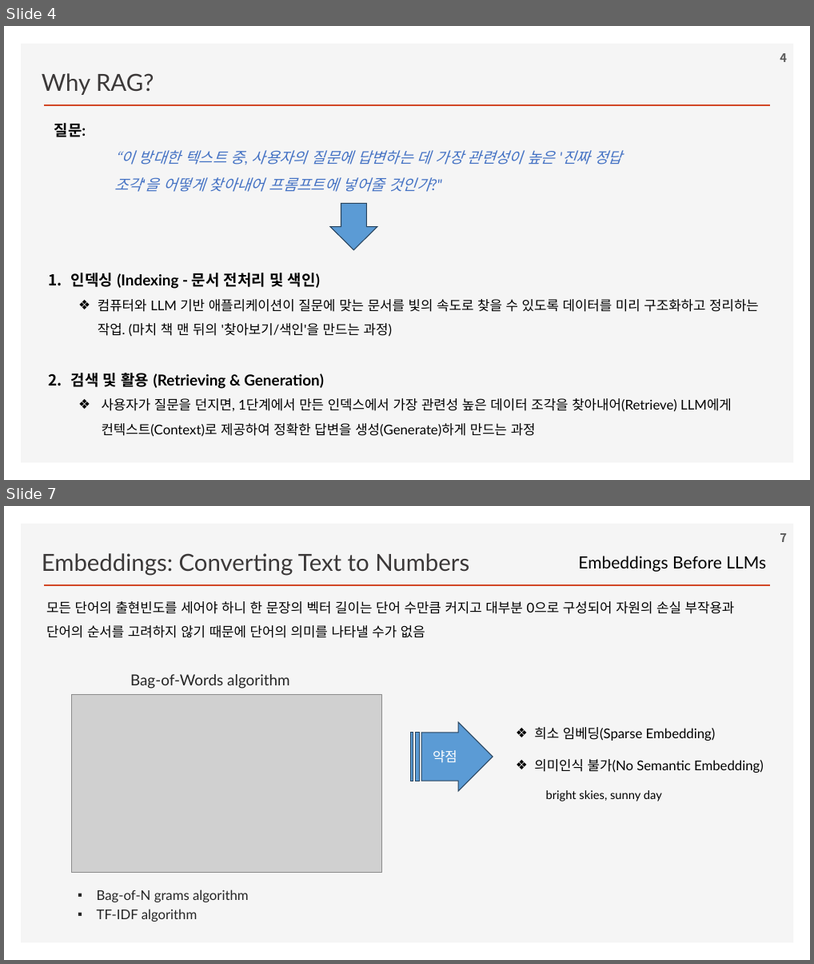
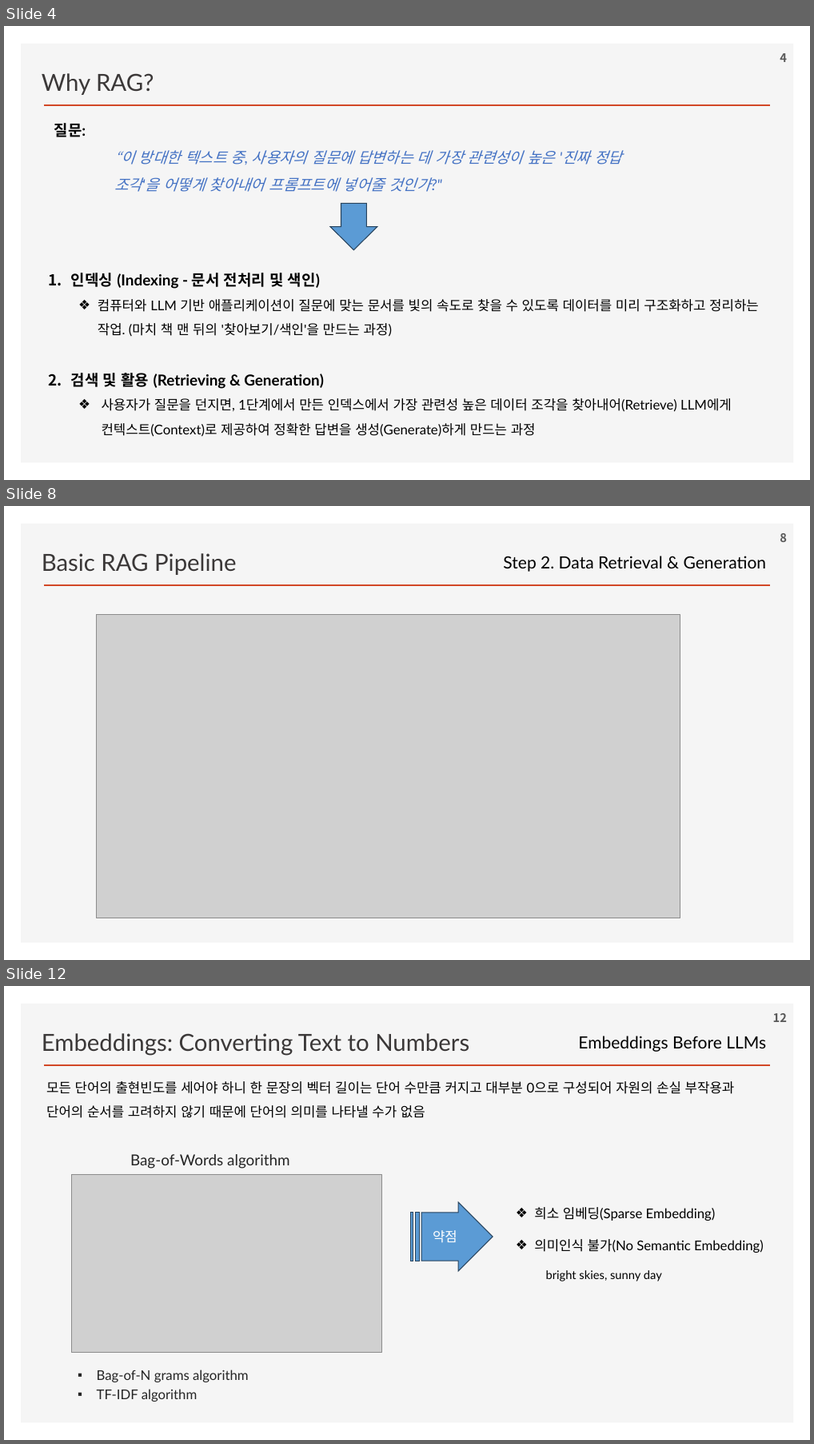
Before and after one commit to ancestor9/2026_Fall_Learning-Langchain-AI-Agent, a slide deck: ppts/CHAPTER 2 RAG Part I_Indexing Your Data.pptx. Shown one above the other, each under a label of ours: slides 4 and 7 before the commit, slides 4, 8 and 12 after it; the slides between them are not shown. The pictures are 814x964 and 814x1444 pixels, drawn with LibreOffice and Linux fonts; fonts in the diff are those of the drawing; grey boxes stand for pictures; background and template pictures are left out. Boxes give left, top, right and bottom in pixels: in the first picture for what was removed or moved away, otherwise in the second. Text is boxed around its words. In the diff, an @@ line names an element or a change of style, - is before the commit and + after.

```diff
--- a/ppts/CHAPTER 2 RAG Part I_Indexing Your Data.pptx
+++ b/ppts/CHAPTER 2 RAG Part I_Indexing Your Data.pptx
@@ slide 8 added at (x1=4, y1=506, x2=810, y2=960), background #FFFFFF; not listed: 2 template elements that a slide beside it also shows @@
@@ text added at (x1=42, y1=553, x2=236, y2=575), 28 pt, text #3B3838 @@
+Basic RAG Pipeline
@@ page number added at (x1=780, y1=533, x2=787, y2=542), 14 pt, text #595959, bold @@
+8
@@ text added at (x1=503, y1=556, x2=767, y2=572), 20 pt, text #000000 @@
+Step 2. Data Retrieval & Generation
@@ picture added at (x1=96, y1=615, x2=680, y2=917) @@
@@ what was slide 7 is now slide 12 @@
@@ page number at (x1=774, y1=1013, x2=787, y2=1022): text changed @@
-7
+12
```
Also in this commit, not shown: 4 other slides added.
